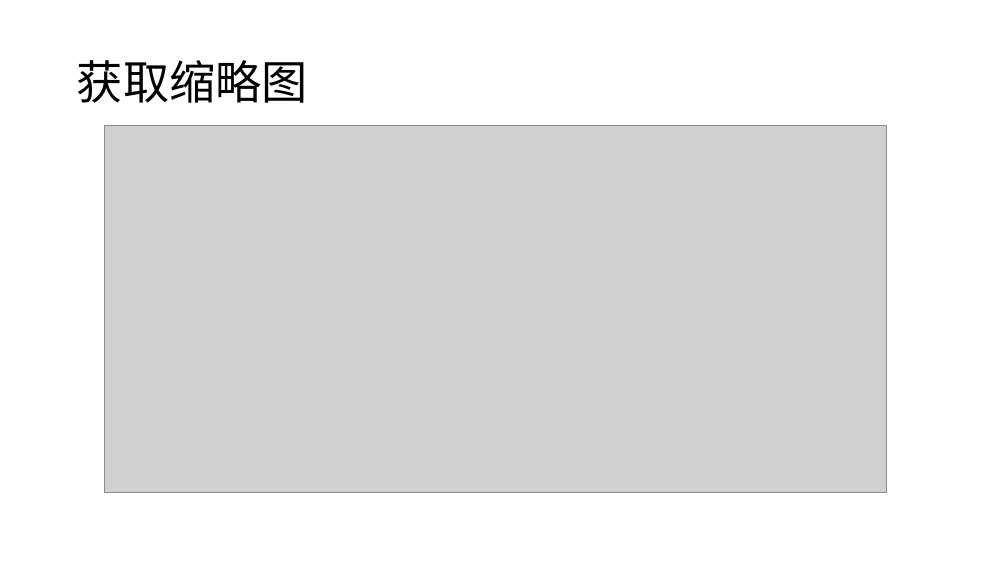
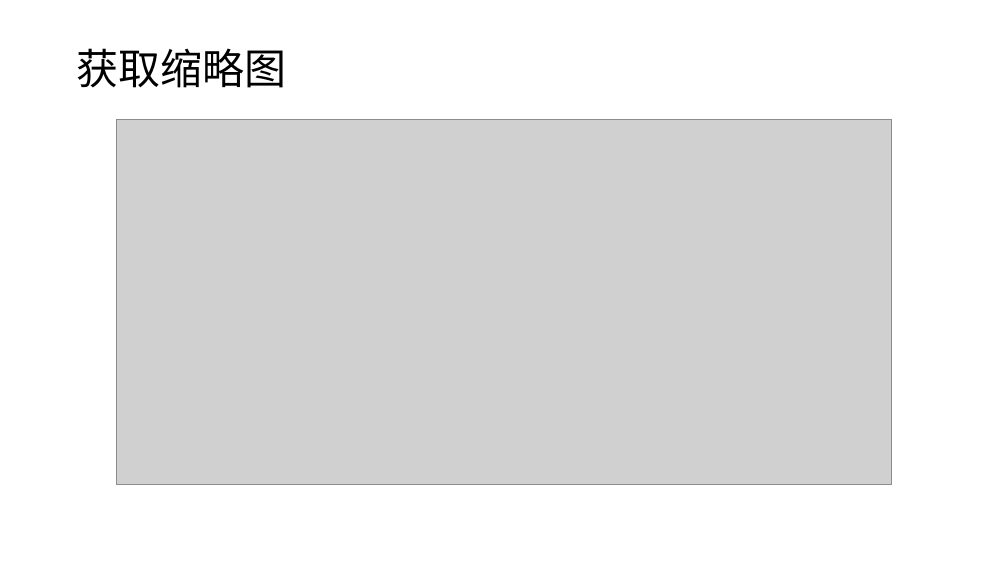
Before and after one commit to sifutang/MyAlbum, a slide deck: slide 14 of doc.pptx. Drawn at 1008x567 pixels with LibreOffice and Linux fonts; fonts in the diff are those of the drawing; grey boxes stand for pictures. Boxes give left, top, right and bottom in pixels: in the first picture for what was removed or moved away, otherwise in the second. Text is boxed around its words. In the diff, an @@ line names an element or a change of style, - is before the commit and + after.

```diff
--- a/doc.pptx
+++ b/doc.pptx
@@ title "获取缩略图" at (77, 48, 287, 88): size 44 to 40 pt @@
@@ picture: place and size @@
-picture at (104, 126, 886, 492)
+picture at (116, 119, 892, 484)
```
Also in this commit, not shown: 8 other slides changed, 4 slides added, 1 slide removed.
